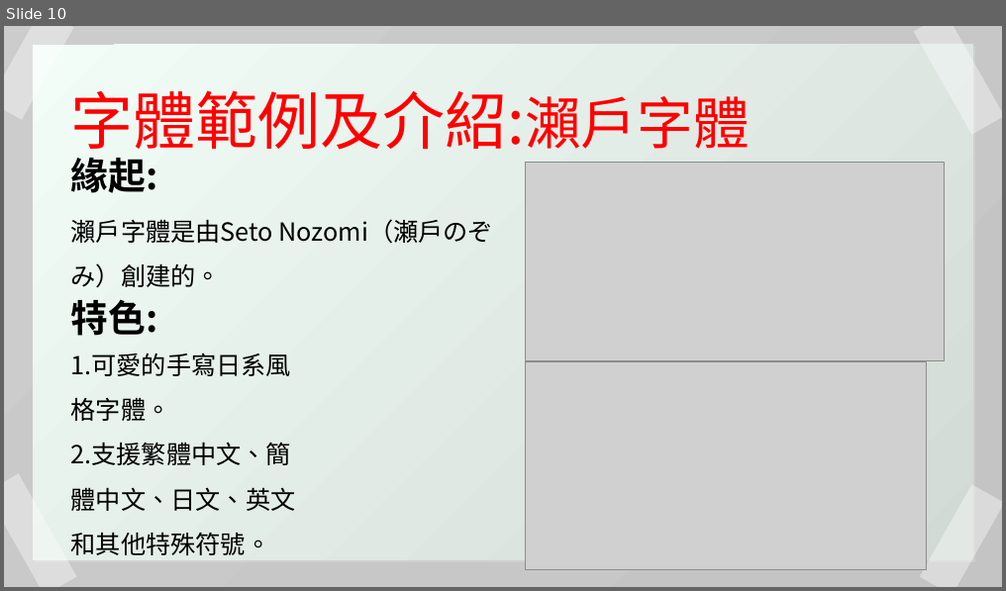
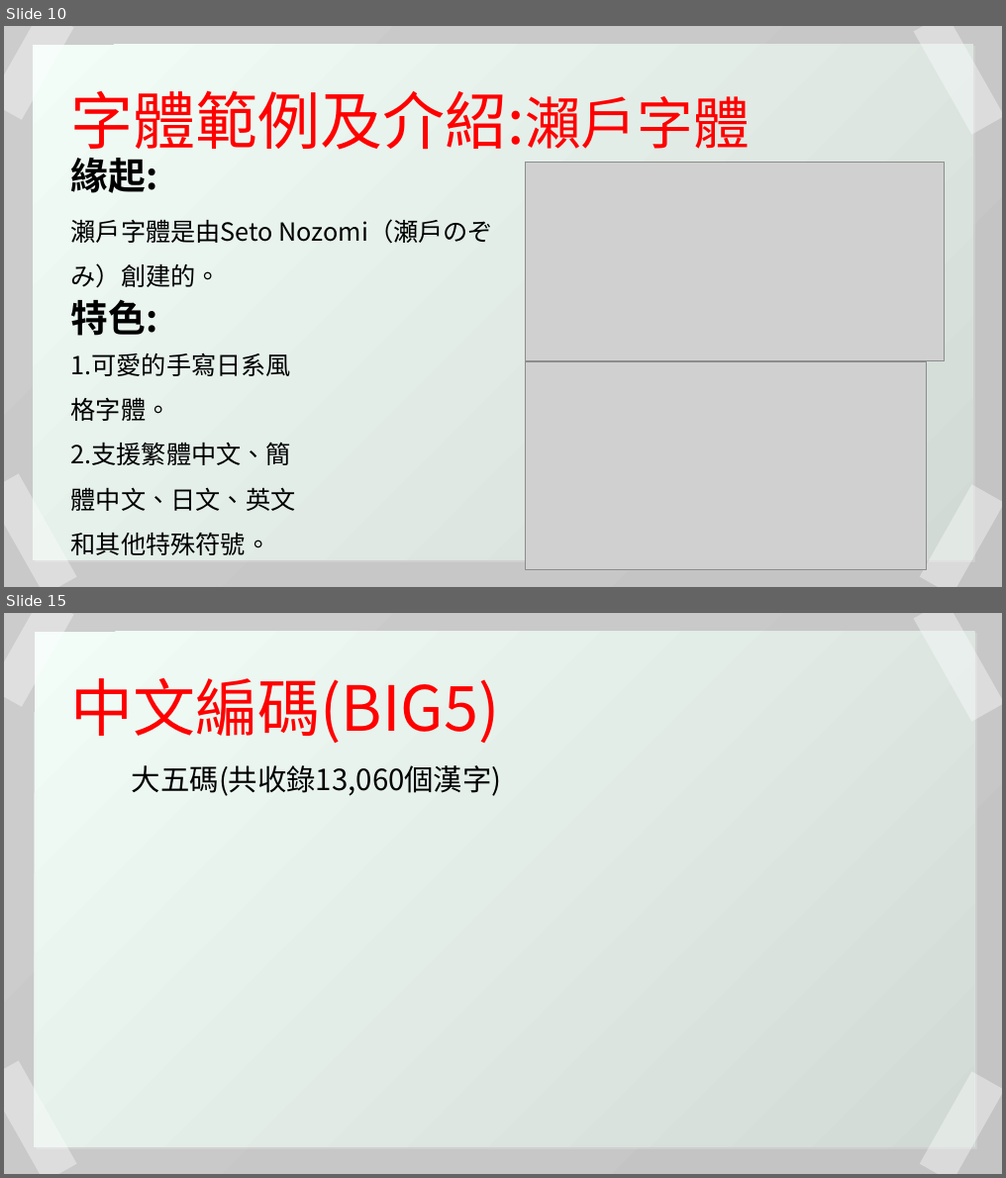
Before and after one commit to duckken1026/computer-font, a slide deck: 109590029_鄭傳脩_藝術概論期中報告.pptx. Shown one above the other, each under a label of ours: slide 10 before the commit, slides 10 and 15 after it; the slides between them are not shown. The pictures are 1006x591 and 1006x1178 pixels, drawn with LibreOffice and Linux fonts; fonts in the diff are those of the drawing; grey boxes stand for pictures. Boxes give left, top, right and bottom in pixels: in the first picture for what was removed or moved away, otherwise in the second. Text is boxed around its words. In the diff, an @@ line names an element or a change of style, - is before the commit and + after.

```diff
--- a/109590029_鄭傳脩_藝術概論期中報告.pptx
+++ b/109590029_鄭傳脩_藝術概論期中報告.pptx
@@ slide 15 added at (4, 613, 1002, 1174), background #FFFFFF; not listed: 1 template element that a slide beside it also shows @@
@@ rectangle added at (4, 613, 74, 707), fill #FFFFFF at 38% opacity @@
@@ rectangle added at (35, 632, 975, 1148), fill gradient #F2FDF7 to #D1DAD5 @@
@@ rectangle added at (914, 613, 1002, 722), fill #FFFFFF at 38% opacity @@
@@ text added at (71, 677, 500, 743), 60 pt, text #FF0000 @@
+中文編碼(BIG5)
@@ text added at (132, 765, 502, 796), 28 pt, text #000000 @@
+大五碼(共收錄13,060個漢字)
@@ rectangle added at (4, 1060, 77, 1174), fill #FFFFFF at 38% opacity @@
@@ rectangle added at (920, 1071, 1002, 1174), fill #FFFFFF at 38% opacity @@
```
Also in this commit, not shown: 4 other slides added, 1 other file.
